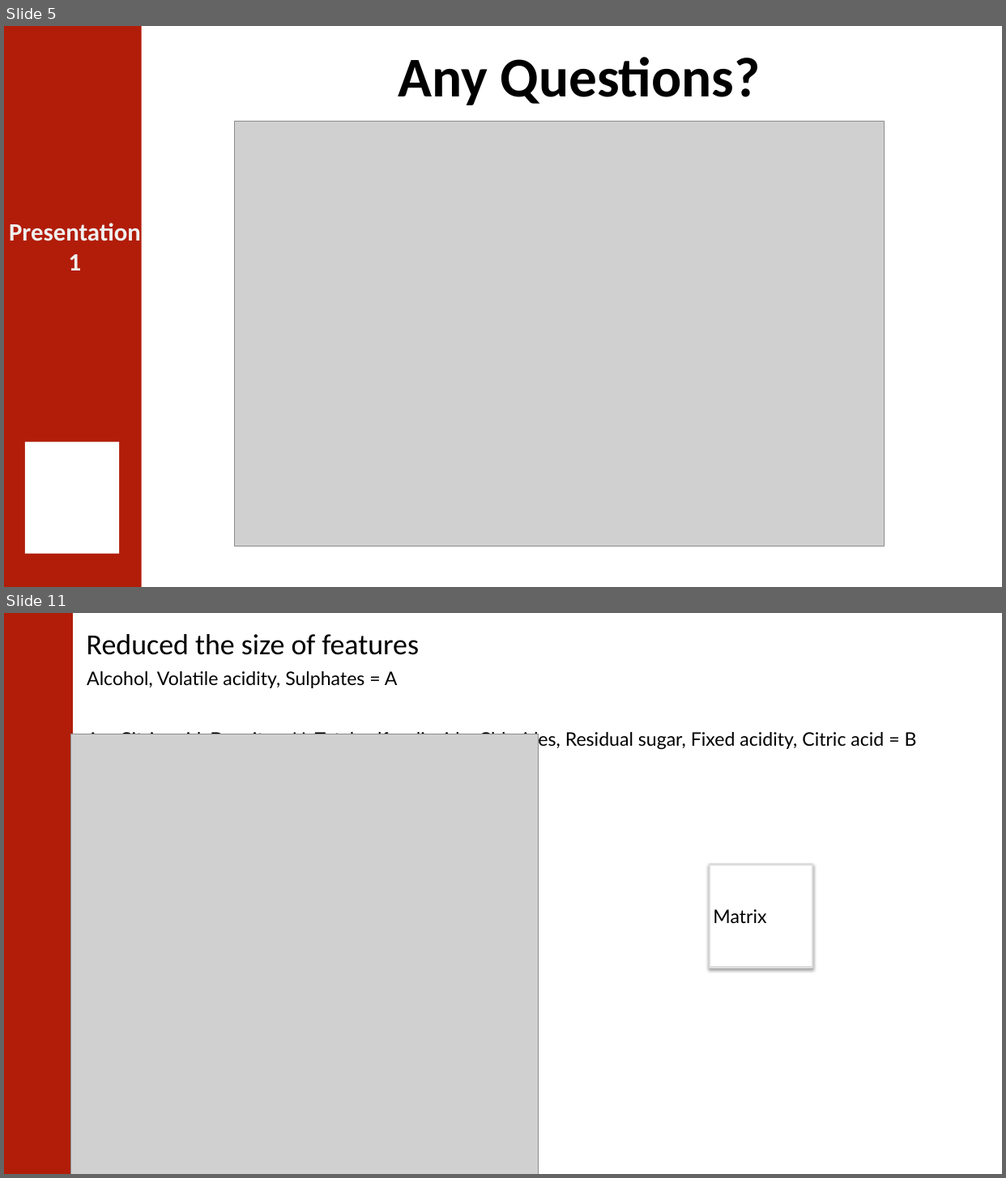
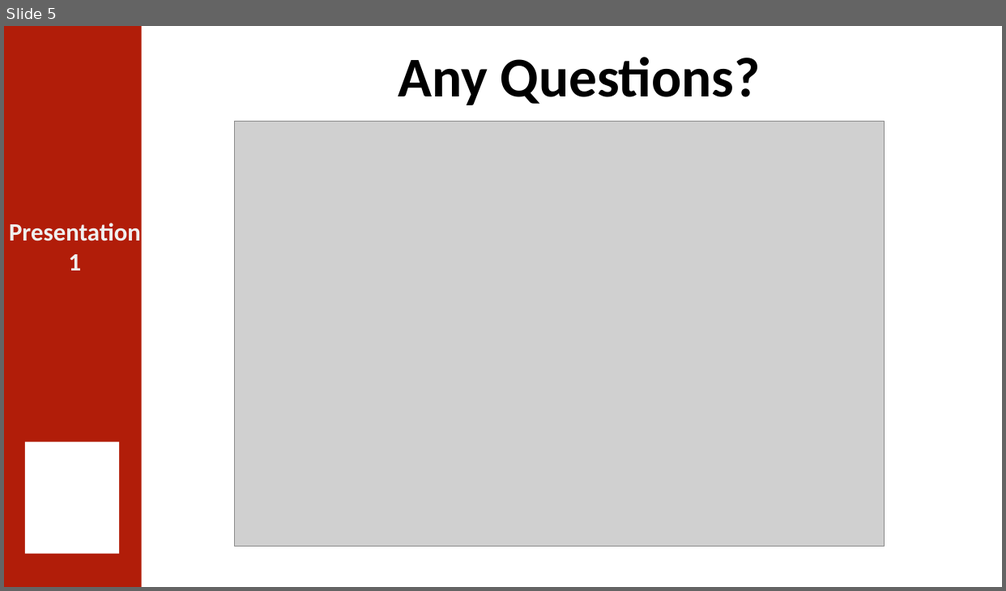
Before and after one commit to 0ZGAnetwork/WineQualityProject, a slide deck: Wine quality classification using Artificial Neural Network.pptx. Shown one above the other, each under a label of ours: slides 5 and 11 before the commit, slide 5 after it; the slides between them are not shown. The pictures are 1006x1178 and 1006x591 pixels, drawn with LibreOffice and Linux fonts; fonts in the diff are those of the drawing; grey boxes stand for pictures; background and template pictures are left out. Boxes give left, top, right and bottom in pixels: in the first picture for what was removed or moved away, otherwise in the second. Text is boxed around its words. In the diff, an @@ line names an element or a change of style, - is before the commit and + after.

```diff
--- a/Wine quality classification using Artificial Neural Network.pptx
+++ b/Wine quality classification using Artificial Neural Network.pptx
@@ slide 11 removed at [4, 613, 1002, 1174], background #FFFFFF @@
@@ rectangle removed at [4, 613, 73, 1174] @@
@@ text removed at [87, 634, 420, 655] @@
-Reduced the size of features
@@ text removed at [87, 671, 398, 688] @@
-Alcohol, Volatile acidity, Sulphates = A
@@ picture removed at [70, 734, 539, 1174] @@
@@ text removed at [87, 730, 917, 751] @@
-A + Citric acid, Density, pH, Total sulfur dioxide, Chlorides, Residual sugar, Fixed acidity, Citric acid = B
@@ line removed from (526, 776) to (526, 1078) @@
@@ rectangle removed at [710, 865, 812, 968] @@
-Matrix
```
Also in this commit, not shown: 5 slides changed, 1 slide added, 1 other slide removed, 13 other files.
